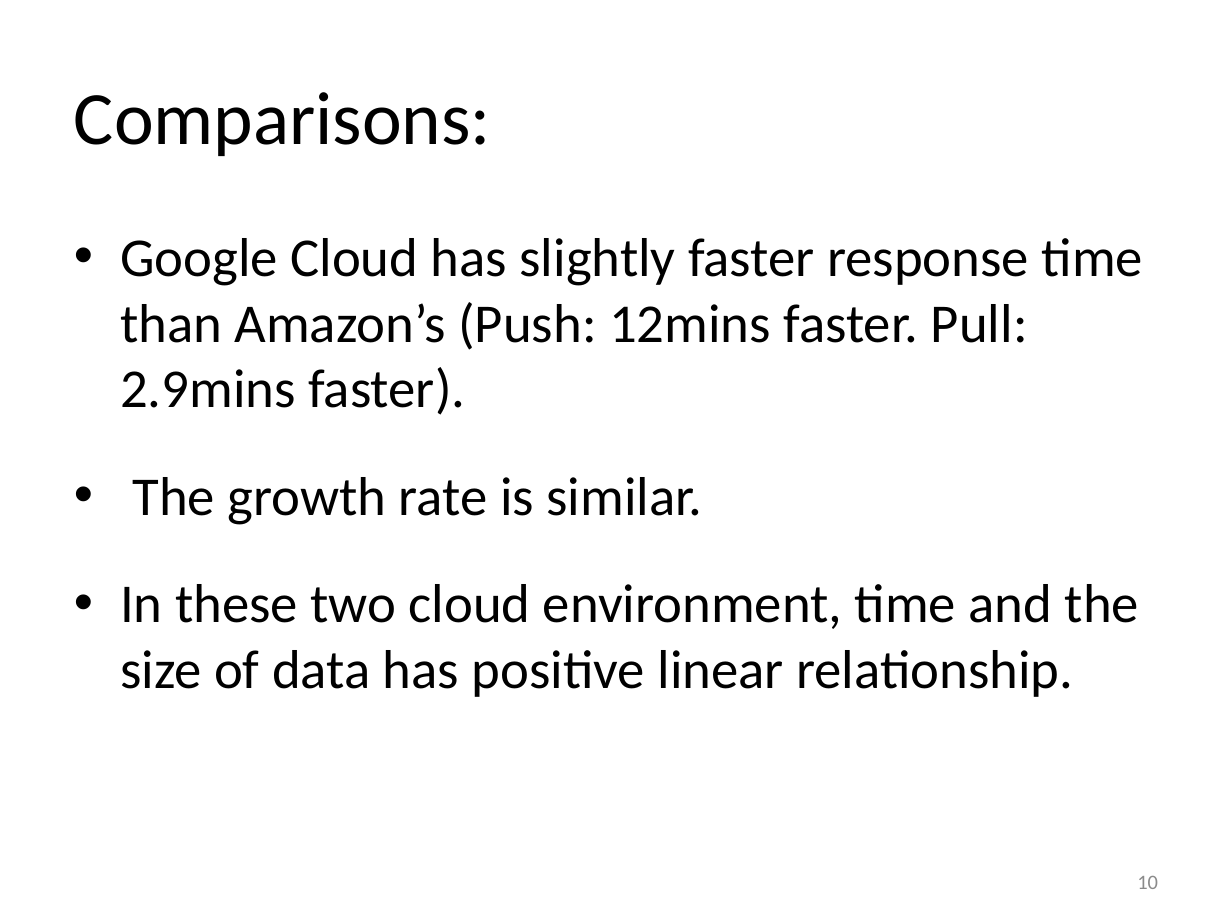
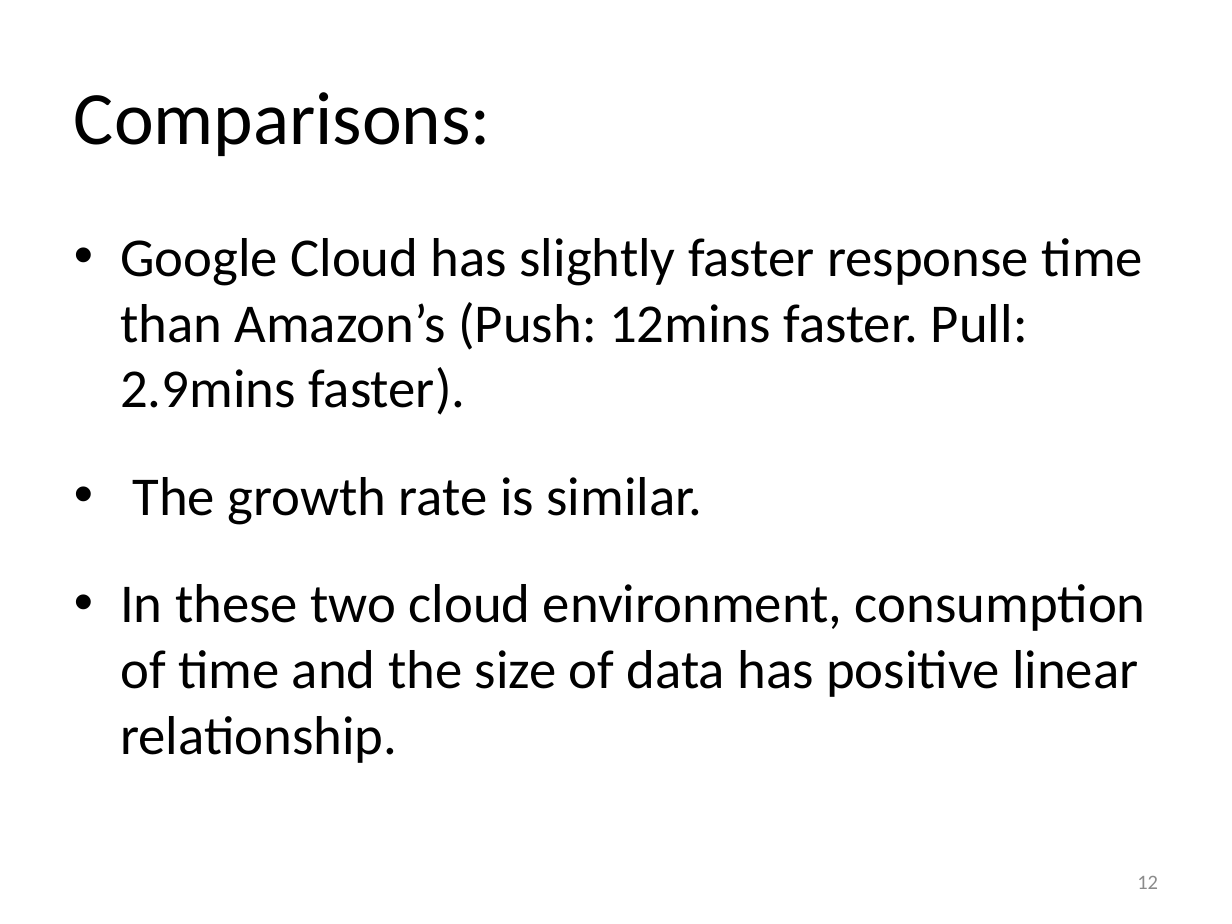
Before and after one commit to FYJen/GoogleCloud, a slide deck: slide 12 of Performance_Testing/Google Cloud Performance Test and SGE install .pptx (slide 10 before the commit). Drawn at 1232x924 pixels with LibreOffice and Linux fonts; fonts in the diff are those of the drawing. Boxes give left, top, right and bottom in pixels: in the first picture for what was removed or moved away, otherwise in the second. Text is boxed around its words. In the diff, an @@ line names an element or a change of style, - is before the commit and + after.

```diff
--- a/Performance_Testing/Google Cloud Performance Test and SGE install .pptx
+++ b/Performance_Testing/Google Cloud Performance Test and SGE install .pptx
@@ text at (120,584,1146,763): text changed @@
-• In these two cloud environment, time and the size of data has positive linear relationship.
+• In these two cloud environment, consumption of time and the size of data has positive linear relationship.
@@ page number at (1137,876,1158,889): text changed @@
-10
+12
```
Also in this commit, not shown: 8 other slides changed, 4 slides added.
